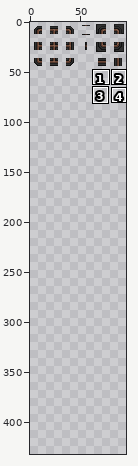
Sprite sheet -- tiles/materials/v-bigwire.png. Above, an overview of the earlier version with the close-up marked.
Close-up. Old version:
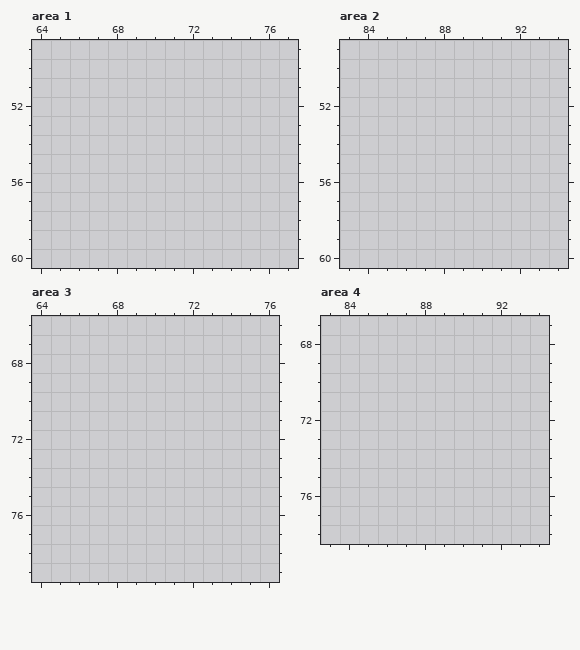
The file is 480x432 pixels. Shown: area 1: x 64..77, y 49..60; area 2: x 83..94, y 49..60; area 3: x 64..76, y 66..79; area 4: x 83..94, y 67..78. The old version is drawn lined up with the new one, on the new canvas. The commit also changed other parts of the picture, which this record leaves out.
Palette (. is transparent): 
New version:
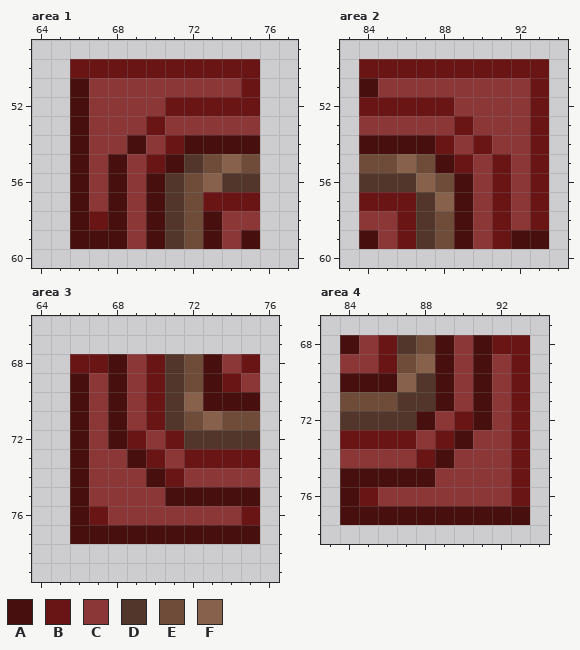
Colours new in this view: A #480f0f  B #691515  C #8c3737  D #52362b  E #6f4b3a  F #87614c
Diff:
{"change": "canvas 480x432 -> 96x432 (the part of the old canvas that was cut away was empty and is not shown)"}
{"where": "area 1"}
{"y":50,"x":66,"old":"..........","new":"BBBBBBBBBB"}
{"y":51,"x":66,"old":"..........","new":"ACCCCCCCCB"}
{"y":52,"x":66,"old":"..........","new":"ACCCCBBBBB"}
{"y":53,"x":66,"old":"..........","new":"ACCCBCCCCC"}
{"y":54,"x":66,"old":"..........","new":"ACCACBAAAA"}
{"y":55,"x":66,"old":"..........","new":"ACACBADEFE"}
{"y":56,"x":66,"old":"..........","new":"ACACADEFDD"}
{"y":57,"x":66,"old":"..........","new":"ACACADEBBB"}
{"y":58,"x":66,"old":"..........","new":"ABACADEACC"}
{"y":59,"x":66,"old":"..........","new":"AAACADEACA"}
{"where": "area 2"}
{"y":50,"x":84,"old":"..........","new":"BBBBBBBBBB"}
{"y":51,"x":84,"old":"..........","new":"ACCCCCCCCB"}
{"y":52,"x":84,"old":"..........","new":"BBBBBCCCCB"}
{"y":53,"x":84,"old":"..........","new":"CCCCCBCCCB"}
{"y":54,"x":84,"old":"..........","new":"AAAABCBCCB"}
{"y":55,"x":84,"old":"..........","new":"EEFEABCBCB"}
{"y":56,"x":84,"old":"..........","new":"DDDFEACBCB"}
{"y":57,"x":84,"old":"..........","new":"BBBDFACBCB"}
{"y":58,"x":84,"old":"..........","new":"CCBDEACBCB"}
{"y":59,"x":84,"old":"..........","new":"ACBDEACBAA"}
{"where": "area 3"}
{"y":68,"x":66,"old":"..........","new":"BBACBDEACB"}
{"y":69,"x":66,"old":"..........","new":"ACACBDEABC"}
{"y":70,"x":66,"old":"..........","new":"ACACBDFAAA"}
{"y":71,"x":66,"old":"..........","new":"ACACBDEFEE"}
{"y":72,"x":66,"old":"..........","new":"ACABCBDDDD"}
{"y":73,"x":66,"old":"..........","new":"ACCABCBBBB"}
{"y":74,"x":66,"old":"..........","new":"ACCCABCCCC"}
{"y":75,"x":66,"old":"..........","new":"ACCCCAAAAA"}
{"y":76,"x":66,"old":"..........","new":"ABCCCCCCCB"}
{"y":77,"x":66,"old":"..........","new":"AAAAAAAAAA"}
{"where": "area 4"}
{"y":68,"x":84,"old":"..........","new":"ACBDEACABB"}
{"y":69,"x":84,"old":"..........","new":"CCBEFACACB"}
{"y":70,"x":84,"old":"..........","new":"AAAFDACACB"}
{"y":71,"x":84,"old":"..........","new":"EEEDDACACB"}
{"y":72,"x":84,"old":"..........","new":"DDDDACBACB"}
{"y":73,"x":84,"old":"..........","new":"BBBBCBACCB"}
{"y":74,"x":84,"old":"..........","new":"CCCCBACCCB"}
{"y":75,"x":84,"old":"..........","new":"AAAAACCCCB"}
{"y":76,"x":84,"old":"..........","new":"ABCCCCCCCB"}
{"y":77,"x":84,"old":"..........","new":"AAAAAAAAAA"}
{"label":"added","picture_box":[70,59,260,249]}
{"label":"added","picture_box":[359,59,549,249]}
{"label":"added","picture_box":[70,354,260,544]}
{"label":"added","picture_box":[340,335,530,525]}
